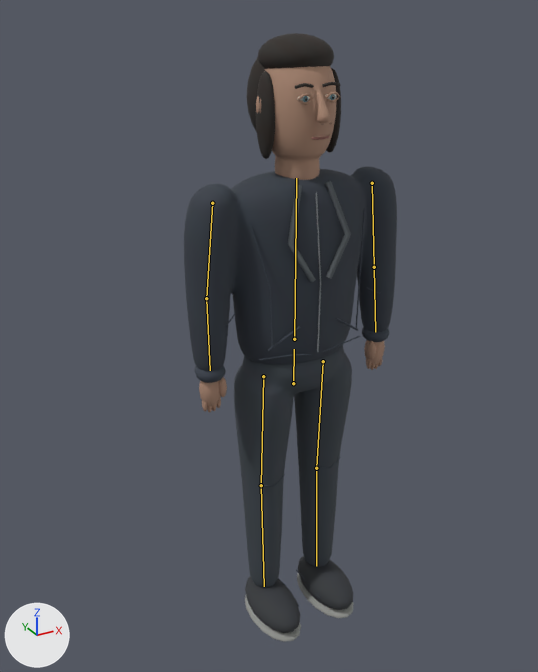
Renders of the glTF model gabriel-portfolio/public/models/npc-0.glb from each side of a commit.
One viewpoint serves both versions: a 50 mm camera at (-1.048, -2.068, 1.903) aimed at (-0.006, -0.172, 0.955). Lighting does not change. The marker at lower left points along +X, +Y and +Z. The first picture is the older version. Both versions are drawn at frame 32 of the action 'StandUp'; the numbers are the values there. The bones that change, and the others that lie on the model, are drawn over the model as lines.

Names of what the first picture shows: 'Continuous tailored jacket'.
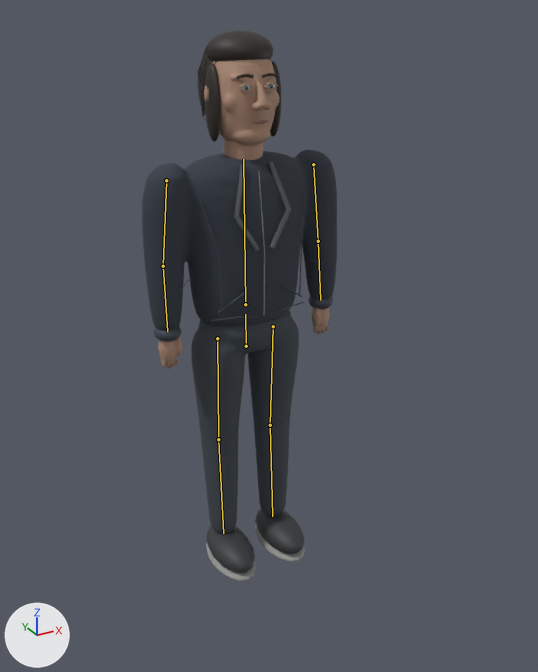
Patch to the scene script:
```diff
--- a/gabriel-portfolio/public/models/npc-0.glb.py
+++ b/gabriel-portfolio/public/models/npc-0.glb.py
@@ bone_hips @@
 bone_hips = bpy.data.objects['Gabriel_Armature'].pose.bones['hips']  # child of 'root'
-bone_hips.location = (0.0, 0.0, 0.32)
+bone_hips.location = (0.0, 0.0, 0.0)
```

Where the change shows, as pixel boxes (x1, y1, x2, y2) in the pictures (538 x 672 px):
'Continuous tailored jacket', posed (8% narrower, 10% shorter)
    before: (184, 33, 397, 642)
    after: (142, 30, 337, 581)
bone 'hips', root to tip
    before: (293, 383) to (294, 349)
    after: (246, 346) to (245, 314)
